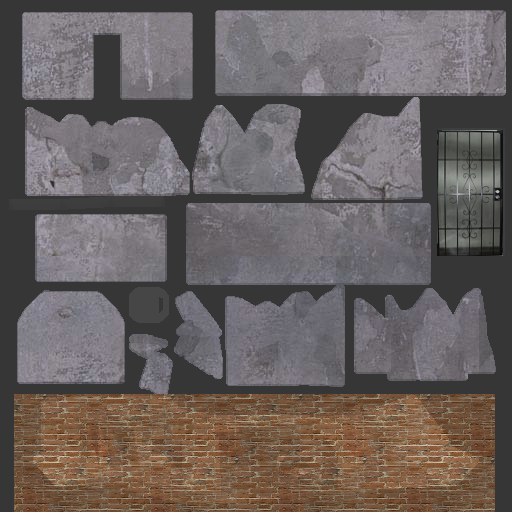
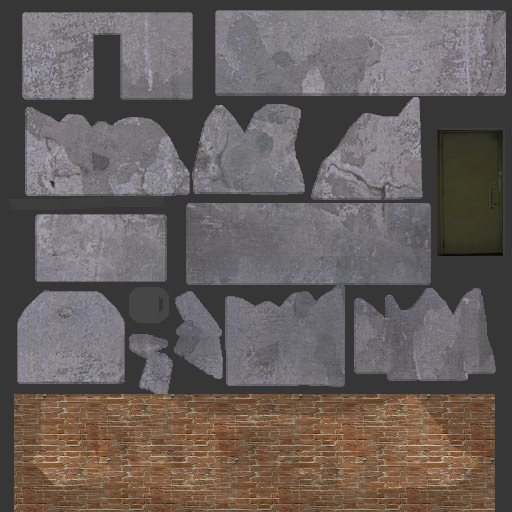
Comparing the layer stacks of the two 512px x 512px images. Changes:
renamed "porta" to "door", painted on it over <box>437,130,503,256</box>
